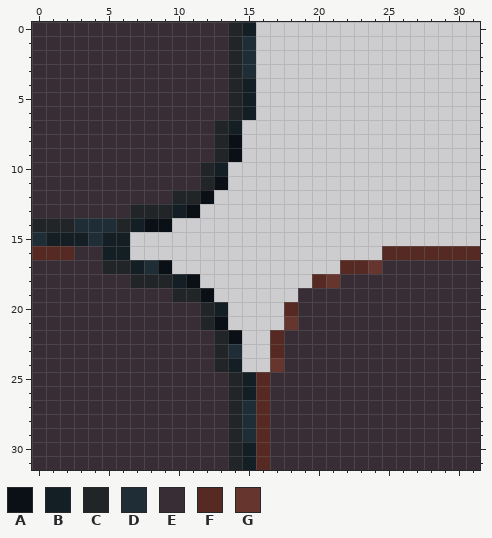
Pixel-art sprite -- assets/tiles/sewers_wall_14.png. Above, as it was before the edit.
The file is 32x32 pixels.
Palette (. is transparent): A #0b1016  B #141f25  C #212528  D #1f2d36  E #382d35  F #562923  G #66352e
After the commit:
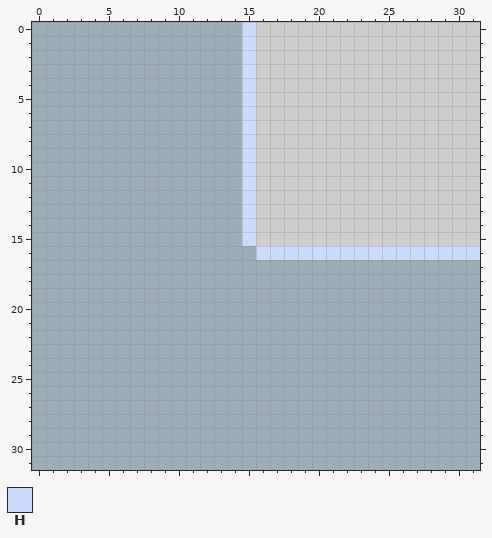
Colours new in this view: H #cbdbfc
What changed:
colour E: #382d35 -> #9badb7
y 0: x 14..15 CB -> EH
y 1..3: x 14..15 CD -> EH
y 4..6: x 14..15 CB -> EH
y 7: x 13..15 CB. -> EEH
y 8..9: x 13..15 CA. -> EEH
y 10: x 12..15 CB.. -> EEEH
y 11: x 12..15 CA.. -> EEEH
y 12: x 10..15 CCA... -> EEEEEH
y 13: x 7..15 CCCBA.... -> EEEEEEEEH
y 14: x 0..15 CCCDDDCBAA...... -> EEEEEEEEEEEEEEEH
y 15: x 0..15 DBBBDBB......... -> EEEEEEEEEEEEEEEH
y 16: x 0..2 FFF -> EEE; x 5..31 BB..................FFFFFFF -> EEEEEEEEEEEHHHHHHHHHHHHHHHH
y 17: x 5..24 CCBDA............FFG -> EEEEEEEEEEEEEEEEEEEE
y 18: x 7..21 CCCBA........FG -> EEEEEEEEEEEEEEE
y 19: x 10..18 CCA...... -> EEEEEEEEE
y 20: x 12..18 CB....F -> EEEEEEE
y 21: x 12..18 CA....G -> EEEEEEE
y 22: x 13..17 CA..F -> EEEEE
y 23: x 13..17 CD..F -> EEEEE
y 24: x 13..17 CB..G -> EEEEE
y 25..26: x 14..16 CBF -> EEE
y 27..29: x 14..16 CDF -> EEE
y 30..31: x 14..16 CBF -> EEE
Changed places in both pictures, as pixel boxes (x1, y1, x2, y2):
changed: (32, 22, 480, 470)
